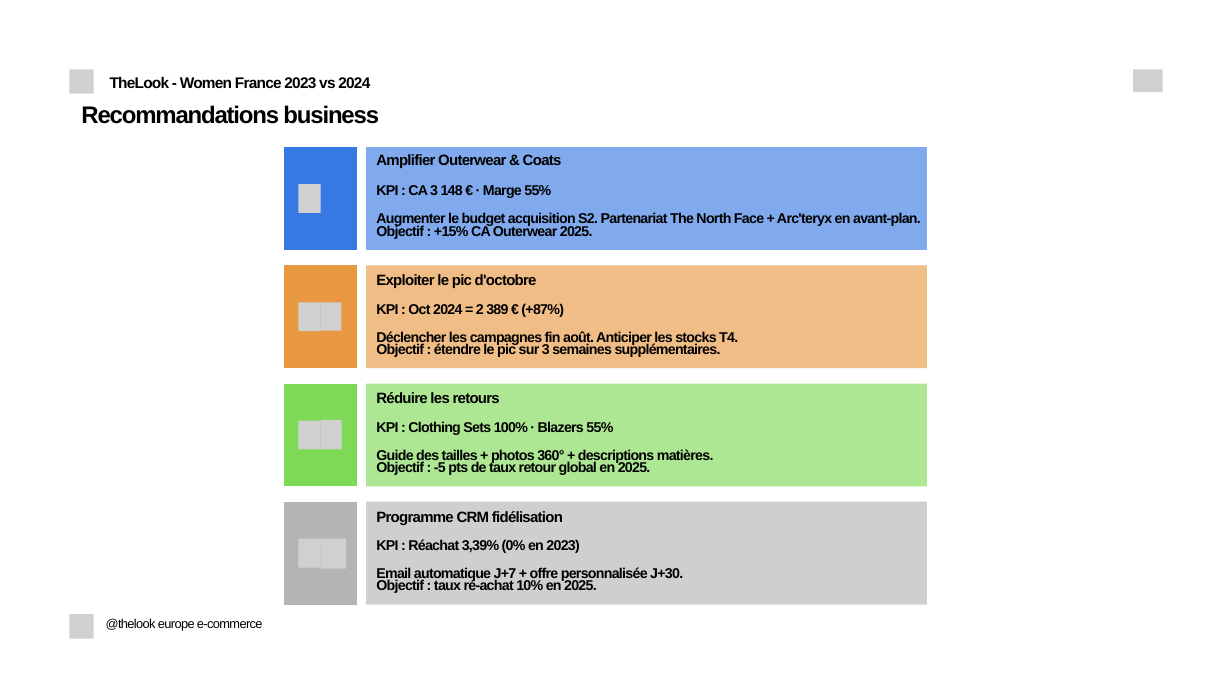
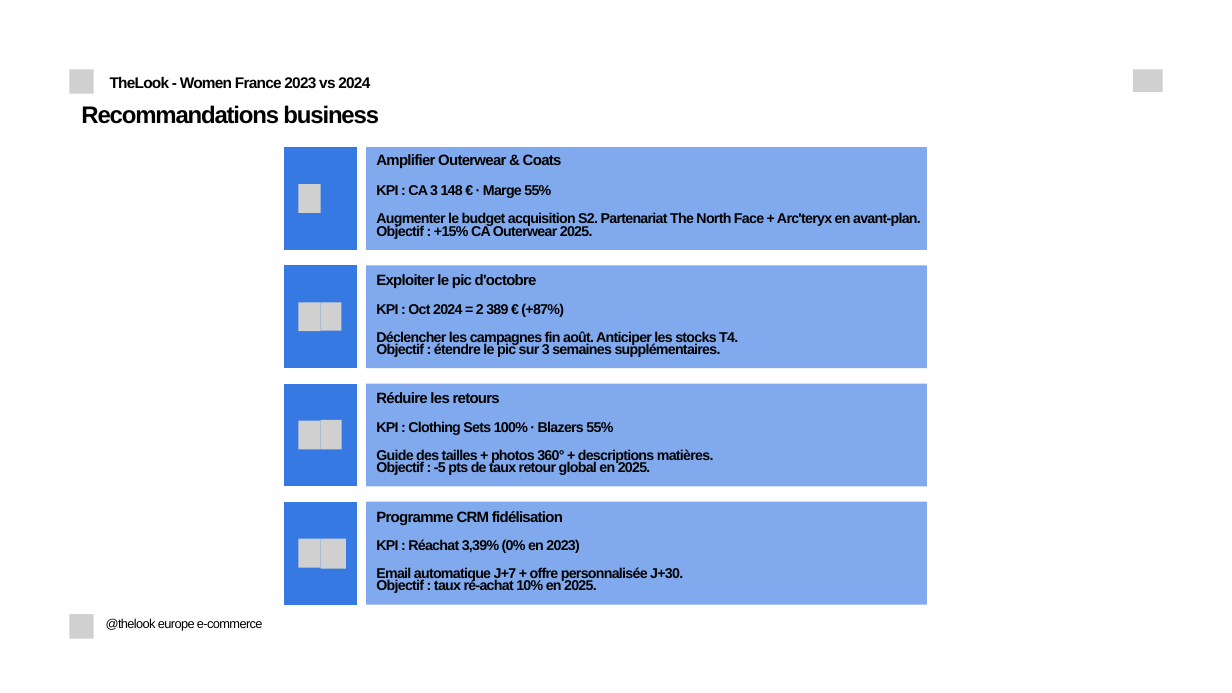
Before and after one commit to fko-data-sport/thelook-da-projet, a slide deck: slide 17 of slides/Soutenance_20min.pptx. Drawn at 1232x693 pixels with LibreOffice and Linux fonts; fonts in the diff are those of the drawing; grey boxes stand for pictures; background and template pictures are left out. Boxes give left, top, right and bottom in pixels: in the first picture for what was removed or moved away, otherwise in the second. Text is boxed around its words. In the diff, an @@ line names an element or a change of style, - is before the commit and + after.

Commit message:
final ppt

```diff
--- a/slides/Soutenance_20min.pptx
+++ b/slides/Soutenance_20min.pptx
@@ freeform shape at bbox=[284, 265, 357, 368]: fill #E99842 to #3779E3 @@
@@ freeform shape at bbox=[366, 265, 926, 368]: fill #E99842 at 63% opacity to #3779E3 at 63% opacity @@
@@ freeform shape at bbox=[284, 384, 357, 487]: fill #7ED957 to #3779E3 @@
@@ freeform shape at bbox=[366, 384, 926, 487]: fill #7ED957 at 63% opacity to #3779E3 at 63% opacity @@
@@ freeform shape at bbox=[284, 502, 357, 605]: fill #B4B4B4 to #3779E3 @@
@@ freeform shape at bbox=[366, 502, 926, 605]: fill #B4B4B4 at 63% opacity to #3779E3 at 63% opacity @@
```
Also in this commit, not shown: 1 other slide changed.
